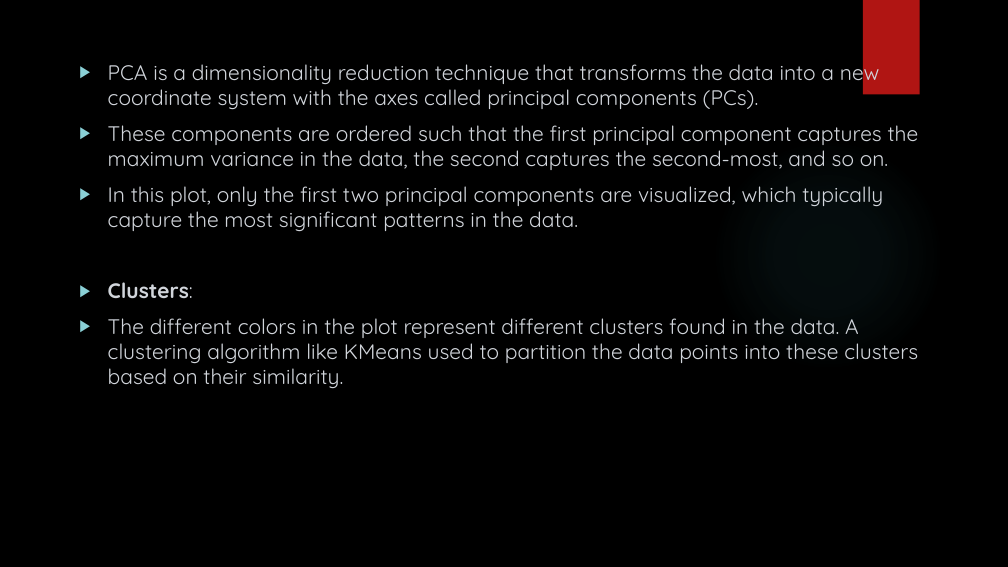
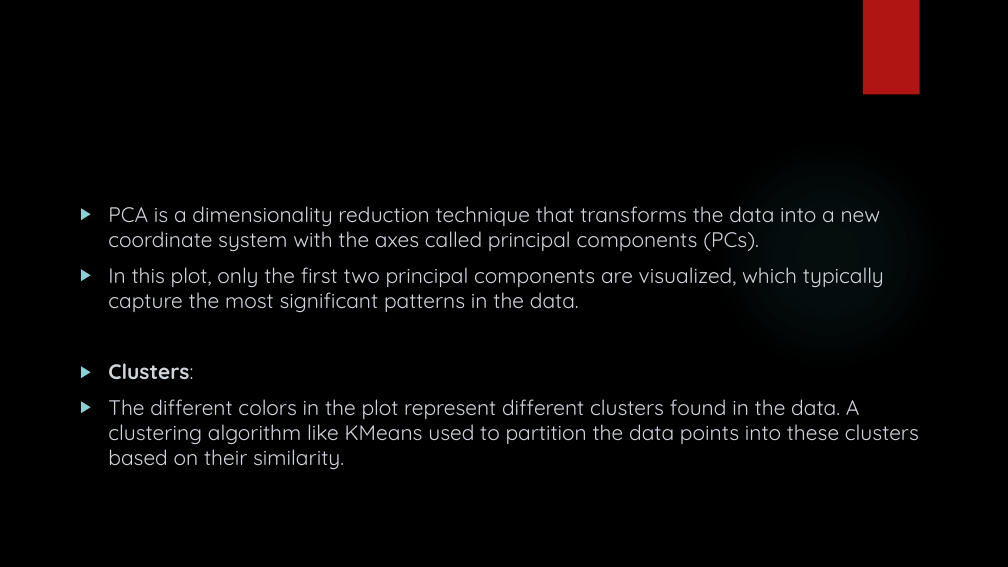
Before and after one commit to mpriyankapatil/ISU-Software_Project_2024, a slide deck: slide 12 of Week 4&5 Presentation.pptx (slide 11 before the commit). Drawn at 1008x567 pixels with LibreOffice and Linux fonts; fonts in the diff are those of the drawing; background and template pictures are left out. Boxes give left, top, right and bottom in pixels: in the first picture for what was removed or moved away, otherwise in the second. Text is boxed around its words. In the diff, an @@ line names an element or a change of style, - is before the commit and + after.

```diff
--- a/Week 4&5 Presentation.pptx
+++ b/Week 4&5 Presentation.pptx
@@ text at [108,125,919,170]: paragraph removed @@
-▶ These components are ordered such that the first principal component captures the maximum variance in the data, the second captures the second-most, and so on.
@@ text "PCA is a dimensionality reduction ...": place and size @@
-text "PCA is a dimensionality reduction ..." at [108,58,919,388]
+text "PCA is a dimensionality reduction ..." at [108,206,919,469]
```
Also in this commit, not shown: 2 other slides changed, 10 slides added.
